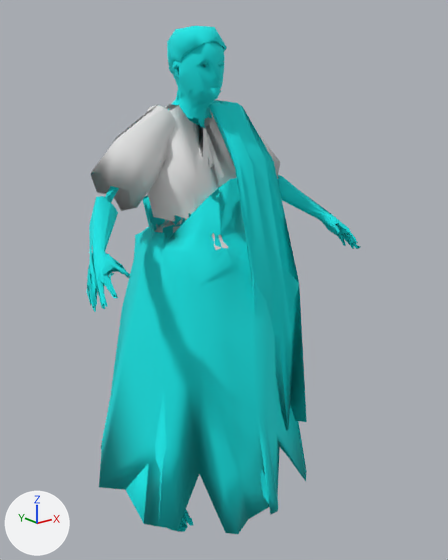
Renders of the glTF model modelos/cc/personaje_togado_uno_baja.glb from each side of a commit.
Before and after are seen from a 50 mm lens placed at (-1.224, -1.67, 1.502), pointed at (0.073, -0.05, 0.854). Arrows for +X, +Y and +Z are at lower left; the lights stay in place. The first picture is the older version. Vertices at exactly the same position are counted once.

Names of what the first picture shows: 'togado_uno'.
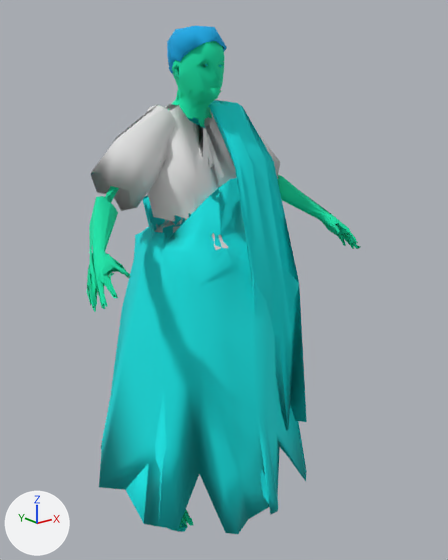
What the commit changed:
me_mesh_0 has 2890 vertices, 3200 faces and spans x -0.52..0.53, y -0.39..0.39, z -0.01..1.68.
me_mesh_0 is used by ob_togado_uno; location (0.0, 0.0, 0.0).
me_mesh_0 part 1: 1823 faces centred in x -0.52..0.52, y -0.29..0.14, z 0.0..1.67 are repainted in the vertex colours; the middle colour goes from cyan #00ffff to green #00ffbc.

Changed parts and their boxes (x1, y1, x2, y2) in the pictures (448 x 560 px):
part 1 of me_mesh_0, recoloured
    both: (87, 26, 360, 528)
